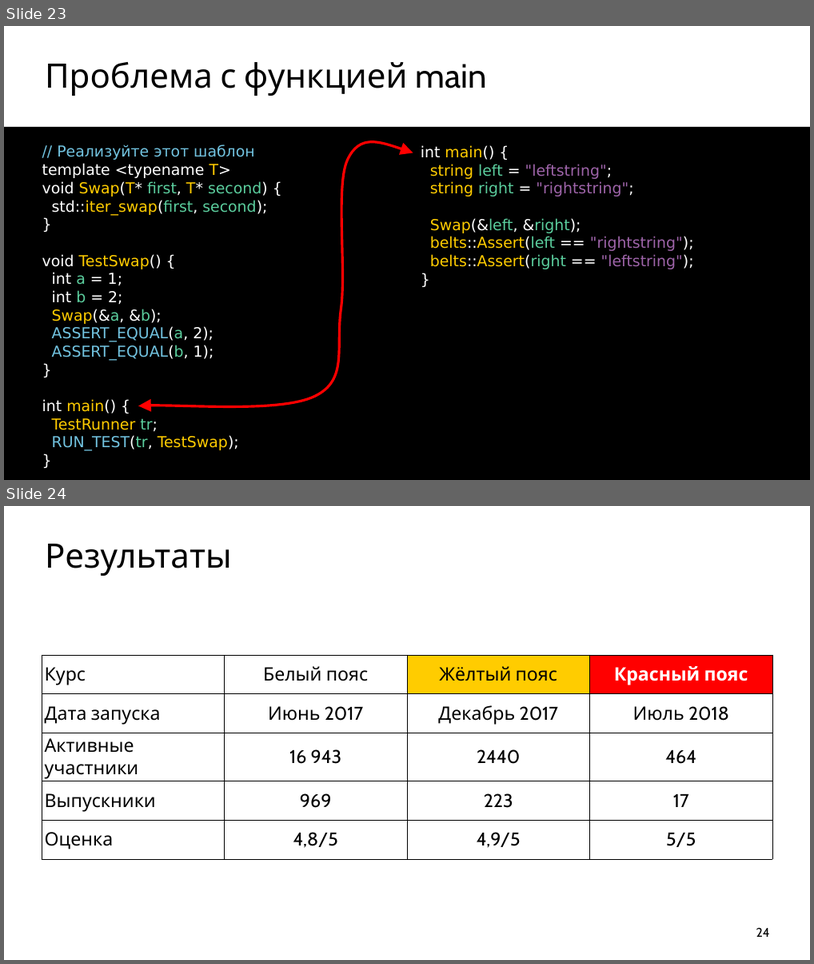
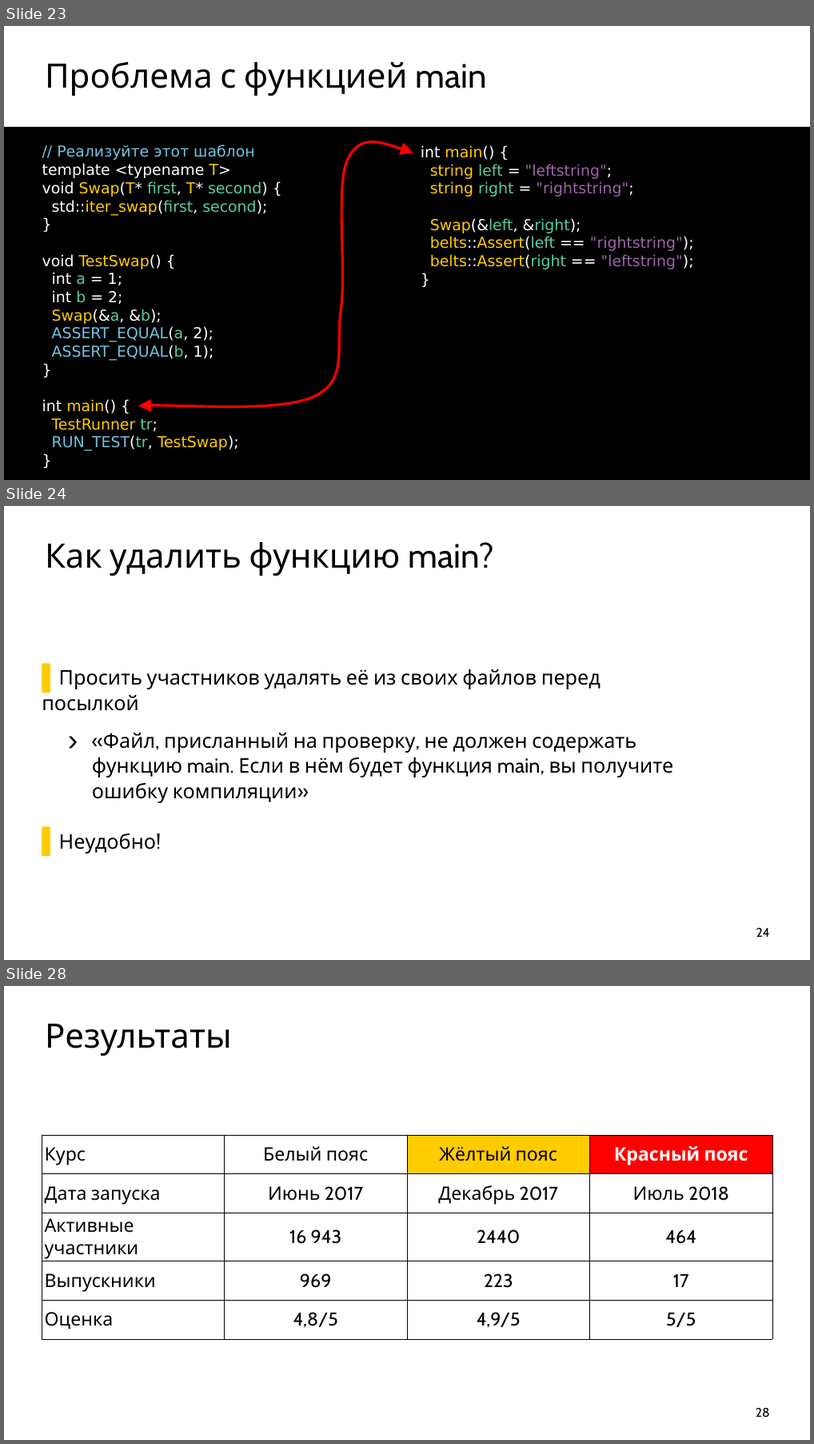
Before and after one commit to ishfb/cpprus18, a slide deck: slides.pptx. Shown one above the other, each under a label of ours: slides 23 and 24 before the commit, slides 23, 24 and 28 after it; the slides between them are not shown. The pictures are 814x964 and 814x1444 pixels, drawn with LibreOffice and Linux fonts; fonts in the diff are those of the drawing. Boxes give left, top, right and bottom in pixels: in the first picture for what was removed or moved away, otherwise in the second. Text is boxed around its words. In the diff, an @@ line names an element or a change of style, - is before the commit and + after.

```diff
--- a/slides.pptx
+++ b/slides.pptx
@@ slide 24 added at [4,506,810,960], background #FFFFFF @@
@@ title added at [45,542,494,576], 80 pt, text #000000 @@
+Как удалить функцию main?
@@ text added at [42,669,674,853], 48 pt, text #000000 @@
+  ▌ Просить участников удалять её из своих файлов перед посылкой
+    › «Файл, присланный на проверку, не должен содержать функцию main. Если в нём будет функция main, вы получите ошибку компиляции»
+  ▌ Неудобно!
@@ page number added at [757,927,770,936], 30 pt, text #000000 @@
+24
@@ what was slide 24 is now slide 28 @@
@@ page number at [756,1407,770,1417]: text changed @@
-24
+28
```
Also in this commit, not shown: 2 slides changed, 3 other slides added.
